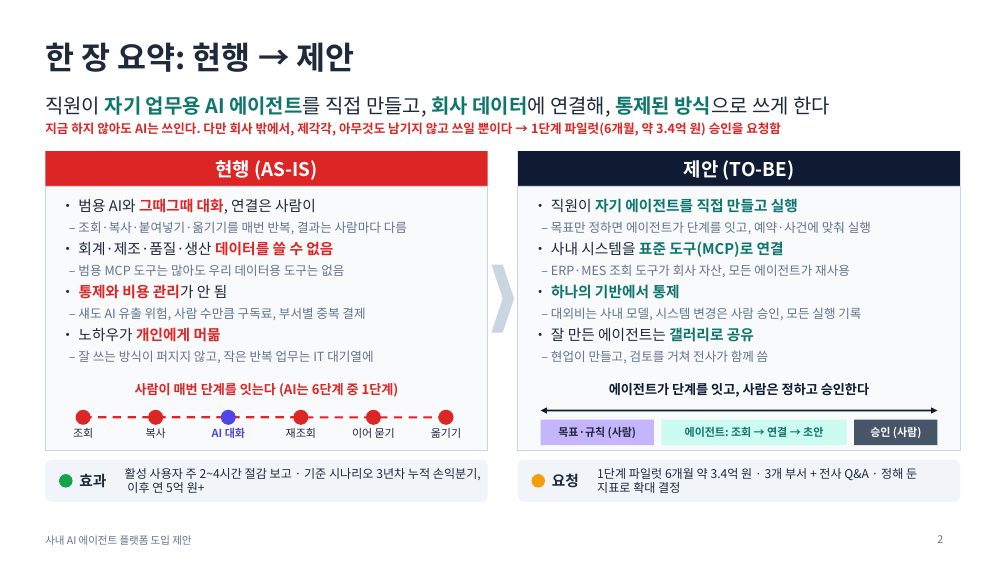
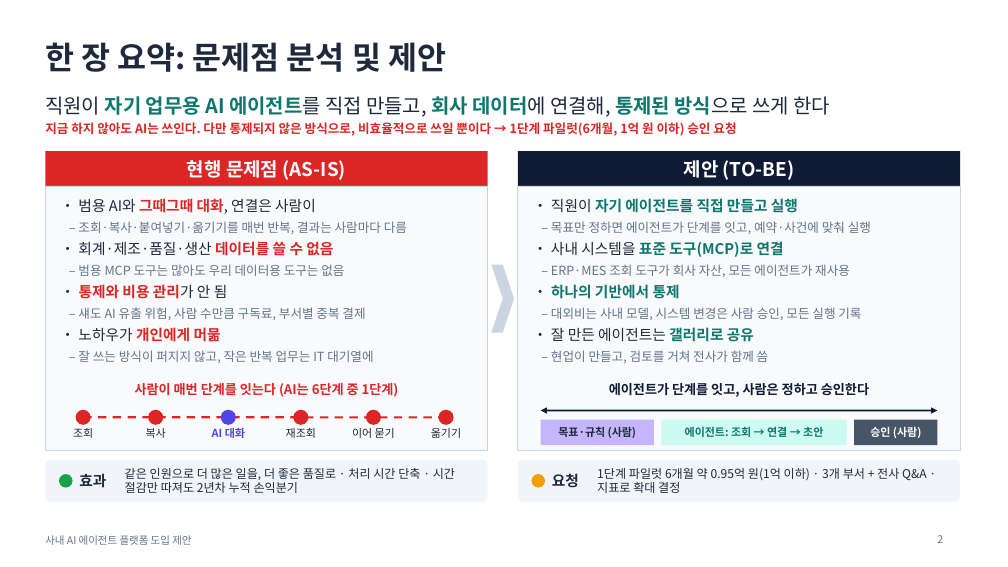
Before and after one commit to lucky-sugar-park/tech-review, a slide deck: slide 2 of proposal/ai-agent-platform-proposal-v2.pptx. Drawn at 1008x567 pixels with LibreOffice and Linux fonts; fonts in the diff are those of the drawing. Boxes give left, top, right and bottom in pixels: in the first picture for what was removed or moved away, otherwise in the second. Text is boxed around its words. In the diff, an @@ line names an element or a change of style, - is before the commit and + after.

```diff
--- a/proposal/ai-agent-platform-proposal-v2.pptx
+++ b/proposal/ai-agent-platform-proposal-v2.pptx
@@ title at (45, 42, 446, 72): text changed @@
-한 장 요약: 현행 → 제안
+한 장 요약: 문제점 분석 및 제안
@@ text at (45, 122, 736, 136): text changed @@
-지금 하지 않아도 AI는 쓰인다. 다만 회사 밖에서, 제각각, 아무것도 남기지 않고 쓰일 뿐이다 → 1단계 파일럿(6개월, 약 3.4억 원) 승인을 요청함
+지금 하지 않아도 AI는 쓰인다. 다만 통제되지 않은 방식으로, 비효율적으로 쓰일 뿐이다 → 1단계 파일럿(6개월, 1억 원 이하) 승인 요청
@@ text at (187, 160, 346, 180): text changed @@
-현행 (AS-IS)
+현행 문제점 (AS-IS)
@@ text at (125, 468, 455, 493): text changed @@
-활성 사용자 주 2~4시간 절감 보고 · 기준 시나리오 3년차 누적 손익분기, 이후 연 5억 원+
+같은 인원으로 더 많은 일을, 더 좋은 품질로 · 처리 시간 단축 · 시간 절감만 따져도 2년차 누적 손익분기
@@ text at (597, 468, 927, 493): text changed @@
-1단계 파일럿 6개월 약 3.4억 원 · 3개 부서 + 전사 Q&A · 정해 둔 지표로 확대 결정
+1단계 파일럿 6개월 약 0.95억 원(1억 이하) · 3개 부서 + 전사 Q&A · 지표로 확대 결정
```
Also in this commit, not shown: 7 other slides changed, 3 slides added, 2 slides removed, 4 other files.
